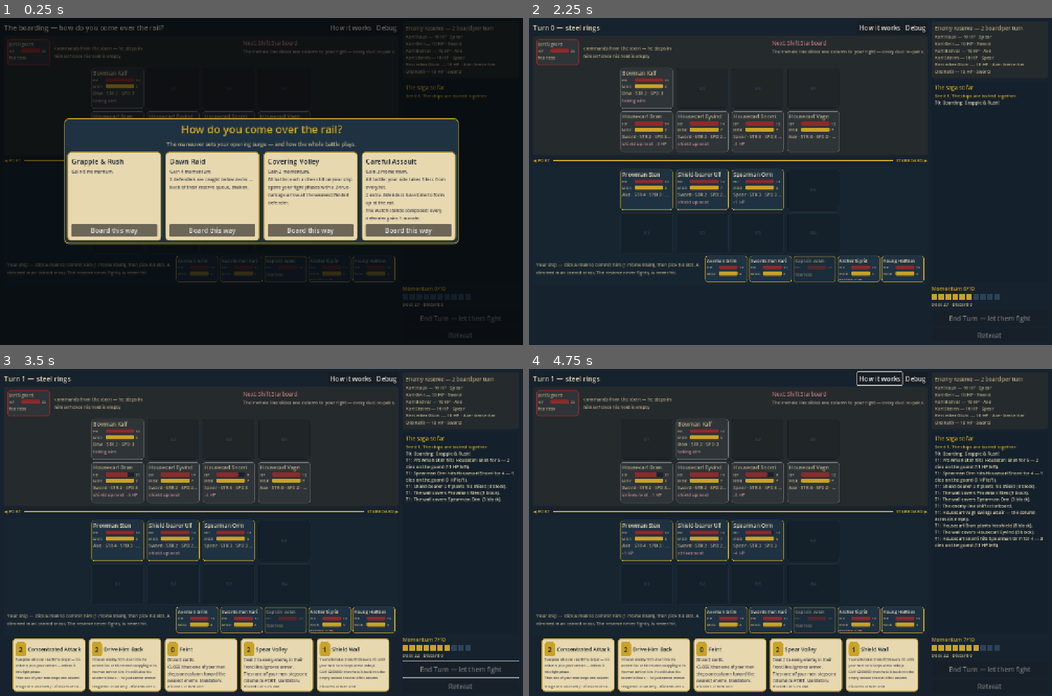
Above: before the commit, frames 1-4 (two rows, left to right).
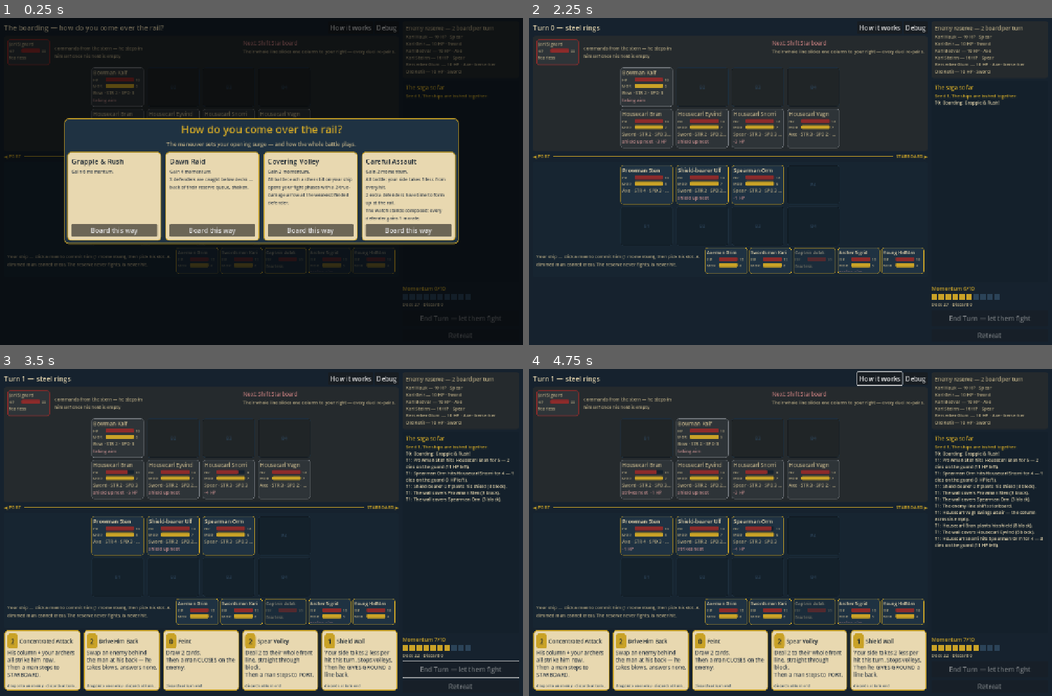
Above: after the commit, the same moments.

Repository: Tonttu84/vikingGame
Game: Godot game, scene res://src/ui/battle_ui.tscn
Same seed, same stepped clock (60 frames per second), same inputs: the game is played once before the commit and once after it.
Inputs:
- Up to frame 1 (0.25 s): no input
- Up to frame 2 (2.25 s): click "How it works" at 0.5 s; click "Debug" at 1.25 s; click "Board this way" at 2 s
- Up to frame 3 (3.5 s): click "End Turn — let them fight" at 2.75 s
- Up to frame 4 (4.75 s): click "How it works" at 3.5 s; click "OK" at 4.25 s

The runs differ from the first frame. In frame 1, 1.5% of the frame differs, in the area x 0-76%, y 15-81%; in frame 2, 7.3%; in frame 3, 15%; in frame 4, 15%, in the area x 0-77%, y 15-99%.

Commit message:
Cards you can read: short faces, and the full card on hover
The owner could not read the cards. Three changes, one goal:

- The face shows CardText.summarize now — one compact line per effect,
  with the rider's direction kept loud — instead of the full rules
  sentences. The full text moves to the hover preview.
- Resting the mouse on a card face pops a full-size readable card
  (CardView.build_preview: 380 wide, 14px text, nothing clipped) over
  the board. It replaces the face's OS tooltip, ignores the mouse so it
  can never eat a click, hides the moment a drag starts or the hand
  refreshes, and is clamped inside the canvas.
- The faces themselves grew 178x130 -> 186x148 and the body font starts
  at 13. The vertical budget was 3px, so the growth is paid for: the
  formation rows shrink to the token's exact 96px and the deck zones'
  separation drops 6 -> 5. ~5px of the 800 remain.

One real rendering bug fell out: fit_font_size measures greedy word
wrap with no line spacing, but the labels rendered AUTOWRAP_WORD_SMART
with the theme's 3px spacing — the balancer's extra line was clipped
off the bottom at 7-card widths, taking the printed direction with it.
The body labels now wrap and space exactly as measured.

The smoke suite covers the preview (shows the full text, sits above the
hovered card, fits the canvas for every library card, dies on drag) in
place of the old tooltip check. 937 unit + 142 smoke checks.

Co-Authored-By: Claude Fable 5 <noreply@anthropic.com>
Claude-Session: https://claude.ai/code/session_01H2JAiD6RboxAUKBPcpfFDW

Diff:
--- a/src/ui/battle_ui.gd
+++ b/src/ui/battle_ui.gd
@@ -25,6 +25,10 @@
 var _pick := {}
 ## The card currently in the air, so every place it may land lights up.
 var _drag_card: CardData = null
+## The full-size readable copy of the card face the mouse is resting on.
+## An overlay above the table (never a layout child), so showing and hiding
+## it cannot move the board by a pixel.
+var _card_preview_layer: Control
 
 var _turn_label: Label
 var _intent_title: Label
@@ -400,7 +404,36 @@
 ## that could take it lights up until the drag ends.
 func on_card_drag_started(card: CardData) -> void:
 	_drag_card = card
+	hide_card_preview()
 	_render()
+
+
+# --- The hover preview: the full card, readable ------------------------------
+
+## Rest the mouse on a card face and the full-size card pops over the board:
+## same face, full rules text at reading size, nothing clipped. It sits above
+## the hovered card (clamped inside the canvas) and ignores the mouse, so it
+## can never eat a click or start a drag.
+func show_card_preview(view: CardView) -> void:
+	if _drag_card != null:
+		return
+	hide_card_preview()
+	var popup := CardView.build_preview(view.card)
+	_card_preview_layer.add_child(popup)
+	var popup_size := popup.get_combined_minimum_size()
+	var card_rect := view.get_global_rect()
+	var canvas := get_viewport_rect().size
+	popup.position = Vector2(
+			clampf(card_rect.get_center().x - popup_size.x / 2.0,
+					8.0, canvas.x - popup_size.x - 8.0),
+			maxf(8.0, card_rect.position.y - popup_size.y - 6.0))
+	_card_preview_layer.visible = true
+
+
+func hide_card_preview() -> void:
+	for child in _card_preview_layer.get_children():
+		child.queue_free()
+	_card_preview_layer.visible = false
 
 
 func _notification(what: int) -> void:
@@ -573,6 +606,9 @@
 
 
 func _refresh_hand(state: BattleState) -> void:
+	# The face the preview mirrors is about to be freed with the rest of the
+	# row; a preview that outlived its card would just float there.
+	hide_card_preview()
 	for child in _hand_row.get_children():
 		child.queue_free()
 	# A Feint can take the hand past the turn's five, so the faces narrow to
@@ -709,6 +745,14 @@
 	table.add_child(_build_bottom_strip())
 	main.add_child(_build_log_panel())
 
+	# Above the table, below the modal layers: the hover preview may cover
+	# the board, but an outcome or the maneuver picker still covers IT.
+	_card_preview_layer = Control.new()
+	_card_preview_layer.set_anchors_preset(Control.PRESET_FULL_RECT)
+	_card_preview_layer.visible = false
+	_card_preview_layer.mouse_filter = Control.MOUSE_FILTER_IGNORE
+	add_child(_card_preview_layer)
+
 	_build_dialogs()
 	_build_outcome_layer()
 	_build_maneuver_layer()
@@ -769,7 +813,8 @@
 	zone.add_theme_stylebox_override("panel", UIPalette.panel(UIPalette.IRON_DARK.darkened(0.2)))
 	zone.mouse_filter = Control.MOUSE_FILTER_PASS
 	var box := VBoxContainer.new()
-	box.add_theme_constant_override("separation", 6)
+	# 5, not 6, in both deck zones: two pixels a zone, spent on the cards.
+	box.add_theme_constant_override("separation", 5)
 	box.mouse_filter = Control.MOUSE_FILTER_PASS
 	zone.add_child(box)
 
@@ -808,7 +853,9 @@
 	var row := HBoxContainer.new()
 	row.alignment = BoxContainer.ALIGNMENT_CENTER
 	row.add_theme_constant_override("separation", 8)
-	row.custom_minimum_size.y = 100
+	# Exactly the token's fixed height: the four rows' spare pixels were
+	# spent on the taller card faces, and the canvas guard counts them all.
+	row.custom_minimum_size.y = CharacterToken.TOKEN_SIZE.y
 	row.mouse_filter = Control.MOUSE_FILTER_PASS
 	return row
 
@@ -818,7 +865,7 @@
 	zone.add_theme_stylebox_override("panel", UIPalette.panel(UIPalette.SEA.darkened(0.25)))
 	zone.mouse_filter = Control.MOUSE_FILTER_PASS
 	var box := VBoxContainer.new()
-	box.add_theme_constant_override("separation", 6)
+	box.add_theme_constant_override("separation", 5)
 	box.mouse_filter = Control.MOUSE_FILTER_PASS
 	zone.add_child(box)
 
--- a/src/ui/card_text.gd
+++ b/src/ui/card_text.gd
@@ -15,6 +15,76 @@
 	if card.retained:
 		lines.append("Retained: waits in hand instead of discarding at turn end.")
 	return "\n".join(lines)
+
+
+## The card face's short text: one compact line per effect, so the face stays
+## readable at hand size. Full sentences (describe) belong to the hover
+## preview — the face only has to be actable at a glance, never complete.
+## Movement riders keep their DIRECTION loud: that word is the rules promise
+## "the direction is printed on the card".
+static func summarize(card: CardData) -> String:
+	if card.is_loot:
+		return "Dead weight. Clogs your draws until you sail home."
+	var lines: Array[String] = []
+	for effect in card.effects:
+		lines.append(_effect_short(effect))
+	if card.reaction_save:
+		lines.append("Fires by itself: saves a falling fighter at 1 HP (pays %d)." % card.cost)
+	return "\n".join(lines)
+
+
+static func _effect_short(effect: Dictionary) -> String:
+	var amount: int = effect.get("amount", 0)
+	match effect.get("type"):
+		CardData.EffectType.DAMAGE_ENEMY_FRONT_LINE:
+			return "Deal %d to their whole front line, straight through block." % amount
+		CardData.EffectType.MORALE_DAMAGE_ALL_ENEMIES:
+			return "%d morale damage to every enemy on deck." % amount
+		CardData.EffectType.HEAL:
+			return "Heal an ally for %d." % amount
+		CardData.EffectType.FOCUS_FIRE:
+			return "His column + your archers all strike him now."
+		CardData.EffectType.SHIELD_WALL:
+			return "Your side takes 2 less per hit this turn. Stops volleys."
+		CardData.EffectType.PULL_TO_RESERVE:
+			return "Pull an ally back to your ship."
+		CardData.EffectType.SHOVE:
+			return "Shove an enemy front-liner one column sideways."
+		CardData.EffectType.TAUNT:
+			return "Drag an enemy to the front of your man's column."
+		CardData.EffectType.DRIVE_BACK:
+			return "Swap an enemy behind the man at his back — he takes blows, answers none."
+		CardData.EffectType.BLOCK_REINFORCEMENTS:
+			return "No enemy reinforcements next turn."
+		CardData.EffectType.EXTRA_ATTACK:
+			return "An ally strikes %d extra time." % amount
+		CardData.EffectType.DRAW:
+			return "Draw %d cards." % amount
+		CardData.EffectType.WAR_CRY:
+			return "+1 momentum per enemy slain this turn."
+		CardData.EffectType.GAIN_MOMENTUM:
+			return "Gain %d momentum." % amount
+		CardData.EffectType.SEND_DEFENDERS_BELOW:
+			return "%d defenders caught below decks, shaken." % amount
+		CardData.EffectType.ARCHER_SUPPORT:
+			return "All battle: each ship archer opens with a %d-dmg arrow." % amount
+		CardData.EffectType.PLAYER_ARMOR_BONUS:
+			return "All battle: your side takes %d less per hit." % amount
+		CardData.EffectType.DEFENDERS_FORM_UP:
+			return "%d extra defenders form up at the rail." % amount
+		CardData.EffectType.ENEMY_MORALE_BONUS:
+			return "Every defender gains %d morale." % amount
+		CardData.EffectType.RIDER_PORT:
+			return "Then a man steps to PORT."
+		CardData.EffectType.RIDER_STARBOARD:
+			return "Then a man steps to STARBOARD."
+		CardData.EffectType.RIDER_FORWARD:
+			return "Then he PRESSES to the front."
+		CardData.EffectType.RIDER_BACKWARD:
+			return "Then he GIVES GROUND a line back."
+		CardData.EffectType.RIDER_CLOSE:
+			return "Then a man CLOSES on the enemy."
+	return _effect_line(effect)
 
 
 ## How this card is played, for the card's own footnote. Reinforce names a
--- a/src/ui/card_view.gd
+++ b/src/ui/card_view.gd
@@ -8,15 +8,22 @@
 ## this, a long enough description grew the card, which grew the hand row,
 ## which pushed the End Turn button clean off the bottom of the screen. Now
 ## the body picks the largest font size that fits its panel, falls back to
-## clipping with the full text on the tooltip, and nothing a card can say
-## moves the layout by a single pixel.
-
-const CARD_SIZE := Vector2(178, 130)
+## clipping with the full text on the hover preview, and nothing a card can
+## say moves the layout by a single pixel.
+##
+## The face shows CardText.summarize — the short lines. The full sentences
+## live on the hover preview (build_preview), a full-size readable card the
+## table pops over the board whenever the mouse rests on a face.
+
+const CARD_SIZE := Vector2(186, 148)
 const PAD := 7        ## panel content margin
 const GAP := 3        ## separation between header, body and footnote
 const HEADER_H := 36  ## cost chip beside the (wrapping) card name
 const FOOT_H := 12
 const BODY_FONT_FLOOR := 8
+
+const PREVIEW_WIDTH := 380.0
+const PREVIEW_FONT := 14
 
 var card: CardData
 var battle_ui: Control
@@ -50,7 +57,7 @@
 ## The largest size from `start` down to the floor whose wrapped text fits
 ## the box, so more words mean smaller print instead of a broken layout.
 static func fit_font_size(text: String, width: float, height: float,
-		start := UIPalette.FONT_SMALL, floor_size := BODY_FONT_FLOOR) -> int:
+		start := UIPalette.FONT_BODY, floor_size := BODY_FONT_FLOOR) -> int:
 	var font := ThemeDB.fallback_font
 	if font == null:
 		return floor_size
@@ -81,8 +88,12 @@
 	style.set_content_margin_all(PAD)
 	add_theme_stylebox_override("panel", style)
 
-	var body_text := CardText.describe(card)
-	tooltip_text = "%s\n\n%s" % [card.display_name, body_text]
+	# The face carries the short lines; resting the mouse on it pops the
+	# full-size preview, which replaces the old OS tooltip (two floating
+	# copies of the same rules would fight over the same square of screen).
+	var body_text := CardText.summarize(card)
+	mouse_entered.connect(func() -> void: battle_ui.show_card_preview(self))
+	mouse_exited.connect(func() -> void: battle_ui.hide_card_preview())
 
 	var box := VBoxContainer.new()
 	box.add_theme_constant_override("separation", GAP)
@@ -121,7 +132,11 @@
 	var body := UIPalette.label(body_text,
 			fit_font_size(body_text, body_w, body_h),
 			UIPalette.SEA_DARK.lightened(0.12))
-	body.autowrap_mode = TextServer.AUTOWRAP_WORD_SMART
+	# Wrap and space EXACTLY as fit_font_size measures: greedy word wrap, no
+	# extra line spacing. The smart balancer breaks one line more than the
+	# measurement counts, and that phantom line was clipped off the bottom.
+	body.autowrap_mode = TextServer.AUTOWRAP_WORD
+	body.add_theme_constant_override("line_spacing", 0)
 	body.set_anchors_preset(Control.PRESET_FULL_RECT)
 	body.mouse_filter = Control.MOUSE_FILTER_IGNORE
 	body_slot.add_child(body)
@@ -145,6 +160,7 @@
 func _get_drag_data(_at: Vector2) -> Variant:
 	if not draggable:
 		return null
+	battle_ui.hide_card_preview()
 	var preview := CardView.create(card, battle_ui, true)
 	preview.modulate.a = 0.85
 	preview.rotation_degrees = 3.0
@@ -152,3 +168,79 @@
 	# The table lights every legal target for this card while it is in the air.
 	battle_ui.on_card_drag_started(card)
 	return {"card": card}
+
+
+# --- The hover preview -------------------------------------------------------
+
+## The full-size readable card: same face, full sentences, nothing clipped.
+## An overlay the table positions, so it is built to a KNOWN height — an
+## autowrapping label reports no useful minimum until it has been laid out,
+## so every text block is measured with the font first and boxed to that.
+static func build_preview(card: CardData) -> Control:
+	var panel := PanelContainer.new()
+	var style := UIPalette.panel(UIPalette.PARCHMENT, UIPalette.GOLD, 2, 8)
+	style.set_content_margin_all(12)
+	panel.add_theme_stylebox_override("panel", style)
+	panel.mouse_filter = Control.MOUSE_FILTER_IGNORE
+
+	var text_w := PREVIEW_WIDTH - 2 * 12.0
+	var body_text := CardText.describe(card)
+	var foot_text := "retained" if card.retained else "discards at turn end"
+	var gesture := CardText.drop_hint(card)
+	if gesture != "":
+		foot_text = gesture + " · " + foot_text
+
+	var box := VBoxContainer.new()
+	box.add_theme_constant_override("separation", 6)
+	box.mouse_filter = Control.MOUSE_FILTER_IGNORE
+	panel.add_child(box)
+
+	var top := HBoxContainer.new()
+	top.add_theme_constant_override("separation", 8)
+	top.mouse_filter = Control.MOUSE_FILTER_IGNORE
+	var cost := UIPalette.label("%d" % card.cost if card.playable else "—",
+			UIPalette.FONT_TITLE, UIPalette.SEA_DARK)
+	cost.mouse_filter = Control.MOUSE_FILTER_IGNORE
+	var cost_panel := PanelContainer.new()
+	cost_panel.add_theme_stylebox_override("panel",
+			UIPalette.panel(UIPalette.GOLD, Color.TRANSPARENT, 0, 10))
+	cost_panel.mouse_filter = Control.MOUSE_FILTER_IGNORE
+	cost_panel.size_flags_vertical = Control.SIZE_SHRINK_CENTER
+	cost_panel.add_child(cost)
+	top.add_child(cost_panel)
+	var name_w := text_w - 48.0  # minus the cost chip and the row gap
+	var name_label := UIPalette.label(card.display_name, UIPalette.FONT_TITLE, UIPalette.SEA_DARK)
+	name_label.autowrap_mode = TextServer.AUTOWRAP_WORD_SMART
+	name_label.custom_minimum_size = Vector2(name_w,
+			_text_height(card.display_name, name_w, UIPalette.FONT_TITLE))
+	name_label.size_flags_horizontal = Control.SIZE_EXPAND_FILL
+	name_label.size_flags_vertical = Control.SIZE_SHRINK_CENTER
+	name_label.mouse_filter = Control.MOUSE_FILTER_IGNORE
+	top.add_child(name_label)
+	box.add_child(top)
+
+	var body := UIPalette.label(body_text, PREVIEW_FONT, UIPalette.SEA_DARK.lightened(0.12))
+	# Greedy wrap and zero line spacing, so the measured height is the truth.
+	body.autowrap_mode = TextServer.AUTOWRAP_WORD
+	body.add_theme_constant_override("line_spacing", 0)
+	body.custom_minimum_size = Vector2(text_w, _text_height(body_text, text_w, PREVIEW_FONT))
+	body.mouse_filter = Control.MOUSE_FILTER_IGNORE
+	box.add_child(body)
+
+	var foot := UIPalette.label(foot_text, UIPalette.FONT_SMALL, UIPalette.SEA_LIGHT)
+	foot.autowrap_mode = TextServer.AUTOWRAP_WORD_SMART
+	foot.custom_minimum_size = Vector2(text_w,
+			_text_height(foot_text, text_w, UIPalette.FONT_SMALL))
+	foot.mouse_filter = Control.MOUSE_FILTER_IGNORE
+	box.add_child(foot)
+
+	panel.custom_minimum_size.x = PREVIEW_WIDTH
+	return panel
+
+
+static func _text_height(text: String, width: float, font_size: int) -> float:
+	var font := ThemeDB.fallback_font
+	if font == null:
+		return 0.0
+	return font.get_multiline_string_size(
+			text, HORIZONTAL_ALIGNMENT_LEFT, width, font_size).y
--- a/src/ui/character_token.gd
+++ b/src/ui/character_token.gd
@@ -70,7 +70,8 @@
 		# Greyed out, but not invisible when his one legal play is available.
 		modulate = Color(1, 1, 1, 0.9 if display.get("hint_lit", false) else 0.5)
 	# Tokens are the layout's unit cell: a slim margin keeps a fully lit
-	# token (stats + telegraph + forecast) inside its 100px formation row.
+	# token (stats + telegraph + forecast) inside its fixed box — the
+	# formation rows are exactly TOKEN_SIZE.y tall.
 	style.set_content_margin_all(4)
 	add_theme_stylebox_override("panel", style)
 
--- a/tests/ui_smoke.gd
+++ b/tests/ui_smoke.gd
@@ -260,8 +260,6 @@
 					int(CardView.CARD_SIZE.y), size.y])
 	check(size.x <= CardView.CARD_SIZE.x + 0.5,
 			"and a very long card name does not widen it, got %.0f" % size.x)
-	check(view.tooltip_text.contains(CardText.describe(wordy)),
-			"whatever is clipped is still readable on the tooltip")
 
 	# The fitter itself: more text means smaller print, never a taller box.
 	var short_size := CardView.fit_font_size("Draw 2 cards.", 164, 62)
@@ -271,6 +269,57 @@
 	check(long_size >= CardView.BODY_FONT_FLOOR, "but never below the legible floor")
 
 	holder.queue_free()
+	await process_frame
+
+
+## Hovering a card face pops the full-size readable card over the board: the
+## complete rules text at reading size — the promise that whatever the small
+## face clips is one mouse-rest away, never lost.
+func check_card_hover_preview(ui) -> void:
+	check(ui._hand_row.get_child_count() > 0, "a hand to hover over")
+	if ui._hand_row.get_child_count() == 0:
+		return
+	var view = ui._hand_row.get_child(0)
+	var card: CardData = view.card
+	ui.show_card_preview(view)
+	await process_frame
+	check(ui._card_preview_layer.visible, "resting on a card shows the preview")
+	check(_has_label_containing(ui._card_preview_layer, CardText.describe(card)),
+			"the preview carries the FULL rules text, not the face's summary")
+	check(_has_label_containing(ui._card_preview_layer, card.display_name),
+			"and the card's name")
+	check(ui._card_preview_layer.mouse_filter == Control.MOUSE_FILTER_IGNORE,
+			"the preview never eats a click or a drag")
+	var popup: Control = ui._card_preview_layer.get_child(0)
+	check(popup.get_global_rect().end.y <= view.get_global_rect().position.y,
+			"the preview sits above the hovered card, not on top of it")
+	await check_fits_canvas(ui, "the hover preview open")
+	ui.hide_card_preview()
+	await process_frame
+	check(not ui._card_preview_layer.visible, "leaving the card hides it again")
+
+	# Picking a card up kills the preview — a drag needs the whole board.
+	ui.show_card_preview(view)
+	ui.on_card_drag_started(card)
+	check(not ui._card_preview_layer.visible, "starting a drag hides the preview")
+	ui._drag_card = null
+	ui._render()
+	await process_frame
+
+	# Every card in the library gets a preview that fits the canvas — however
+	# wordy — because the guarantee "clipped on the face, full on the preview"
+	# has to hold for text that has not been written yet.
+	for id in CardLibrary.card_ids():
+		var probe := CardView.build_preview(CardLibrary.by_id(id))
+		ui._card_preview_layer.add_child(probe)
+		await process_frame
+		var probe_size := probe.get_combined_minimum_size()
+		check(probe_size.y <= CANVAS.y - 16.0 and probe_size.x <= CANVAS.x - 16.0,
+				"the %s preview fits the canvas, needs %.0fx%.0f" % [id, probe_size.x, probe_size.y])
+		check(_has_label_containing(probe, CardText.describe(CardLibrary.by_id(id))),
+				"the %s preview holds its full text" % id)
+		probe.queue_free()
+	ui.hide_card_preview()
 	await process_frame
 
 
@@ -353,6 +402,7 @@
 	check(ui._retreat_button.get_global_rect().end.y <= CANVAS.y,
 			"the Retreat button is on screen, not below the canvas")
 	await check_card_box_is_fixed(ui)
+	await check_card_hover_preview(ui)
 	await check_a_full_hand_fits(ui)
 	check(ui.engine.state.momentum >= 4, "the maneuver surge came through (momentum %d)" % ui.engine.state.momentum)
 	check(ui._hand_row.get_child_count() == 5, "hand shows 5 cards, saw %d" % ui._hand_row.get_child_count())
Not shown, changed: CLAUDE.md
